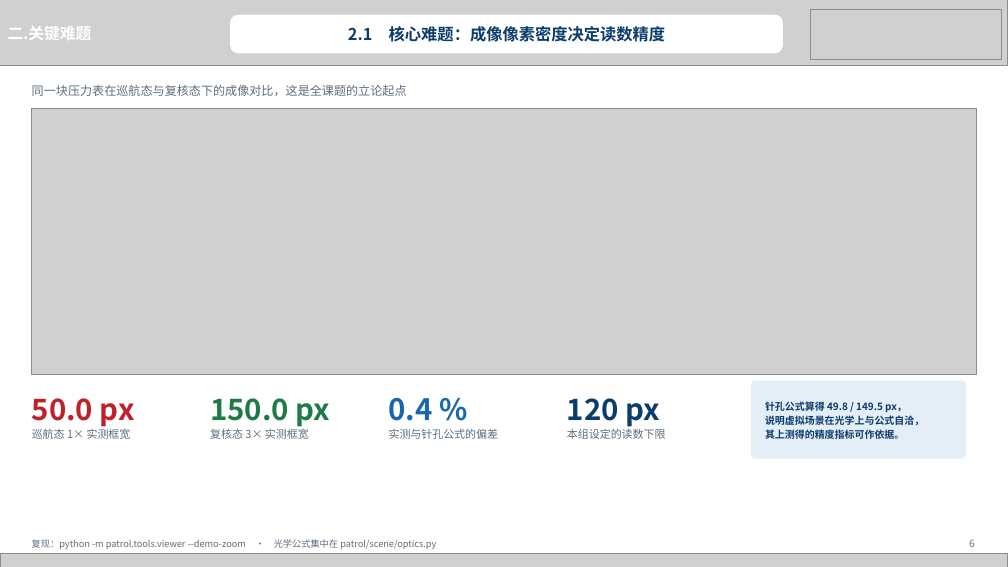
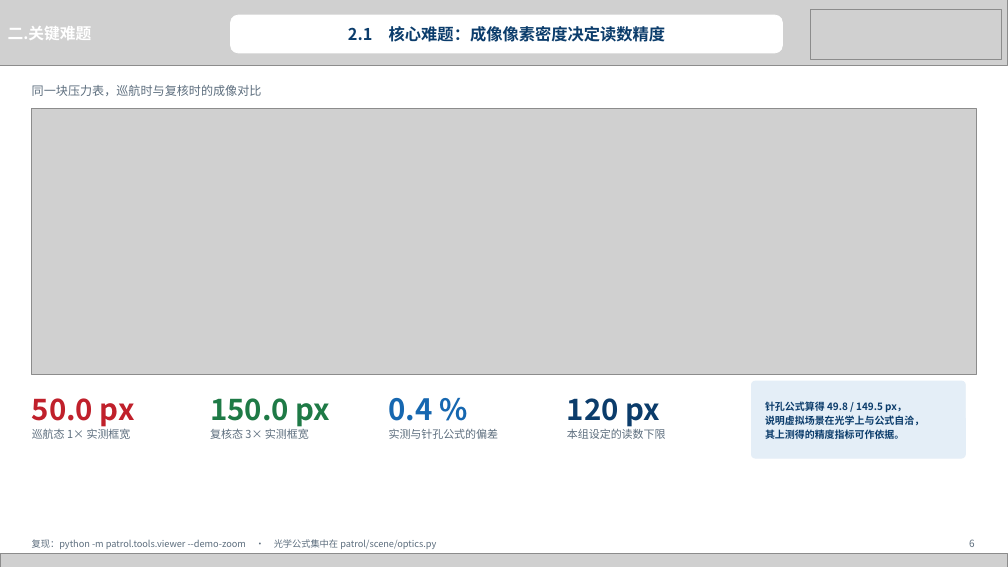
Before and after one commit to heizitalk666/2026summer, a slide deck: slide 6 of deliverables/中期答辩.pptx. Drawn at 1008x567 pixels with LibreOffice and Linux fonts; fonts in the diff are those of the drawing; grey boxes stand for pictures. Boxes give left, top, right and bottom in pixels: in the first picture for what was removed or moved away, otherwise in the second. Text is boxed around its words. In the diff, an @@ line names an element or a change of style, - is before the commit and + after.

```diff
--- a/deliverables/中期答辩.pptx
+++ b/deliverables/中期答辩.pptx
@@ text at <box>32,85,262,96</box>: text changed @@
-同一块压力表在巡航态与复核态下的成像对比，这是全课题的立论起点
+同一块压力表，巡航时与复核时的成像对比
```
Also in this commit, not shown: 11 other slides changed, 2 other files.
